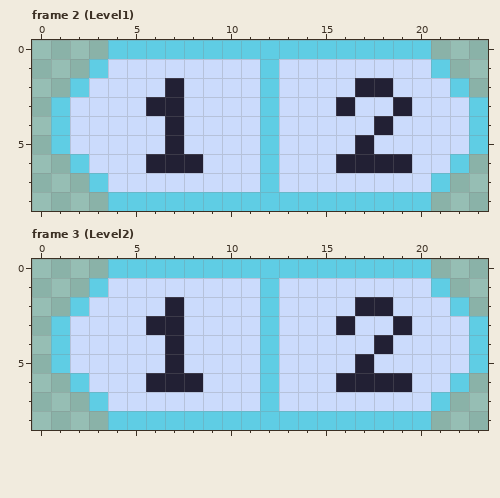
Edited in one commit: pixel-art file (ExportedAssets/Art/LevelButtons.aseprite). That is the earlier state.
24x9 pixels, 3 frames. Shown: frame 2 (Level1), frame 3 (Level2).
New version:
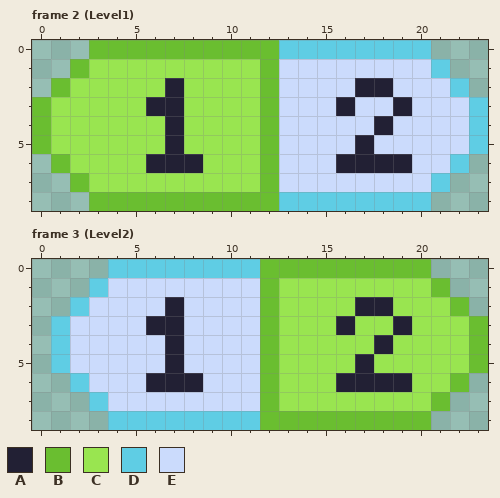
Palette (. is transparent): A #222034  B #6abe30  C #99e550  D #5fcde4  E #cbdbfc
Edits made:
{"change": "layer \"Layer 1\" now shown"}
{"where": "frame 2 (Level1), layer \"Layer 1\""}
{"frame":2,"y":0,"x":3,"old":".DDDDDDDDD","new":"BBBBBBBBBB"}
{"frame":2,"y":1,"x":2,"old":".DEEEEEEEED","new":"BCCCCCCCCCB"}
{"frame":2,"y":2,"x":1,"old":".DEEEE","new":"BCCCCC"}
{"frame":2,"y":2,"x":8,"old":"EEEED","new":"CCCCB"}
{"frame":2,"y":3,"x":0,"old":".DEEEE","new":"BCCCCC"}
{"frame":2,"y":3,"x":8,"old":"EEEED","new":"CCCCB"}
{"frame":2,"y":4,"x":0,"old":".DEEEEE","new":"BCCCCCC"}
{"frame":2,"y":4,"x":8,"old":"EEEED","new":"CCCCB"}
{"frame":2,"y":5,"x":0,"old":".DEEEEE","new":"BCCCCCC"}
{"frame":2,"y":5,"x":8,"old":"EEEED","new":"CCCCB"}
{"frame":2,"y":6,"x":1,"old":".DEEE","new":"BCCCC"}
{"frame":2,"y":6,"x":9,"old":"EEED","new":"CCCB"}
{"frame":2,"y":7,"x":2,"old":".DEEEEEEEED","new":"BCCCCCCCCCB"}
{"frame":2,"y":8,"x":3,"old":".DDDDDDDDD","new":"BBBBBBBBBB"}
{"where": "frame 3 (Level2), layer \"Layer 1\""}
{"frame":3,"y":0,"x":12,"old":"DDDDDDDDD","new":"BBBBBBBBB"}
{"frame":3,"y":1,"x":12,"old":"DEEEEEEEED","new":"BCCCCCCCCB"}
{"frame":3,"y":2,"x":12,"old":"DEEEE","new":"BCCCC"}
{"frame":3,"y":2,"x":19,"old":"EEED","new":"CCCB"}
{"frame":3,"y":3,"x":12,"old":"DEEE","new":"BCCC"}
{"frame":3,"y":3,"x":17,"old":"EE","new":"CC"}
{"frame":3,"y":3,"x":20,"old":"EEED","new":"CCCB"}
{"frame":3,"y":4,"x":12,"old":"DEEEEE","new":"BCCCCC"}
{"frame":3,"y":4,"x":19,"old":"EEEED","new":"CCCCB"}
{"frame":3,"y":5,"x":12,"old":"DEEEE","new":"BCCCC"}
{"frame":3,"y":5,"x":18,"old":"EEEEED","new":"CCCCCB"}
{"frame":3,"y":6,"x":12,"old":"DEEE","new":"BCCC"}
{"frame":3,"y":6,"x":20,"old":"EED","new":"CCB"}
{"frame":3,"y":7,"x":12,"old":"DEEEEEEEED","new":"BCCCCCCCCB"}
{"frame":3,"y":8,"x":12,"old":"DDDDDDDDD","new":"BBBBBBBBB"}
{"label":"changed","picture_box":[32,40,279,211]}
{"label":"changed","picture_box":[260,259,488,430]}
